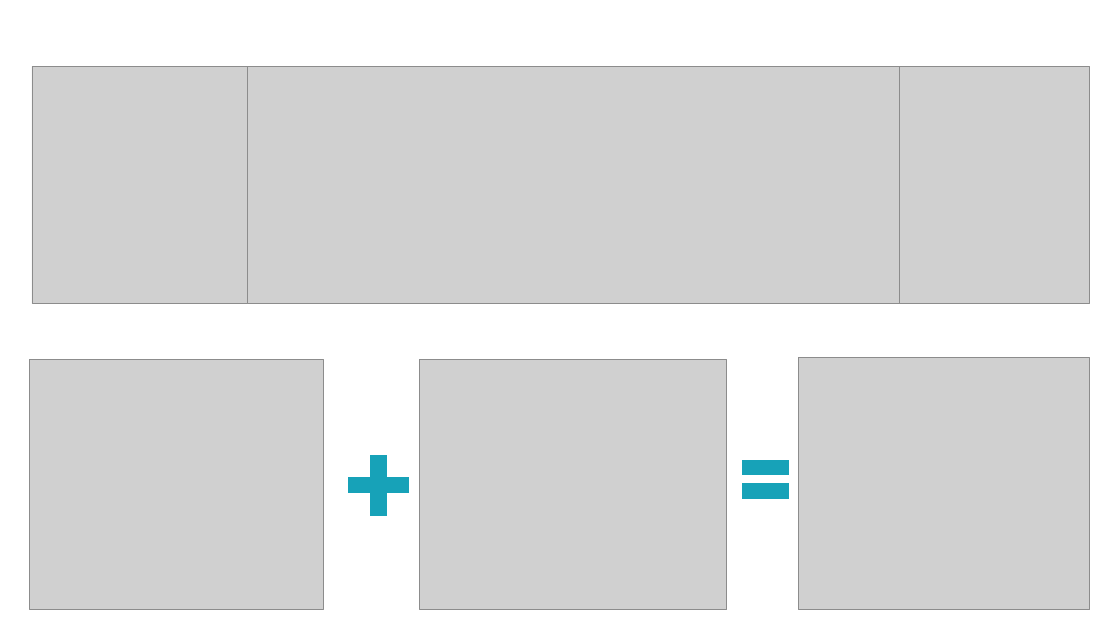
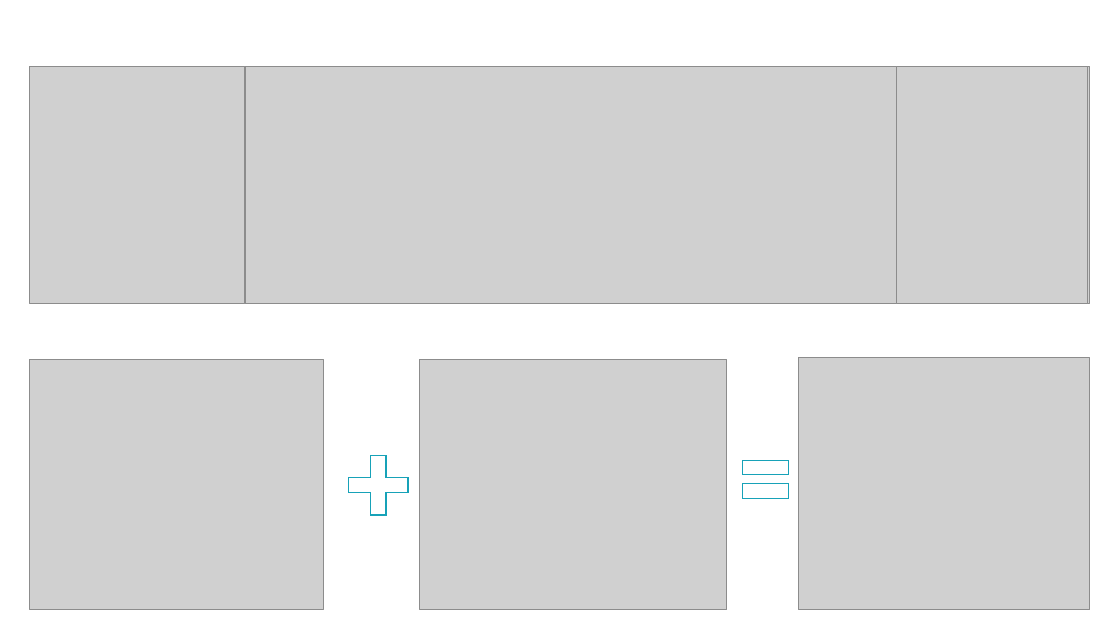
Before and after one commit to kelvinchow23/portfolio, a slide deck: slide 1 of img/vehicular rear view camera/parts.pptx. Drawn at 1120x630 pixels with LibreOffice and Linux fonts; fonts in the diff are those of the drawing; grey boxes stand for pictures. Boxes give left, top, right and bottom in pixels: in the first picture for what was removed or moved away, otherwise in the second. Text is boxed around its words. In the diff, an @@ line names an element or a change of style, - is before the commit and + after.

```diff
--- a/img/vehicular rear view camera/parts.pptx
+++ b/img/vehicular rear view camera/parts.pptx
@@ picture added at box(30, 66, 245, 304) @@
@@ picture added at box(245, 66, 897, 304) @@
@@ picture added at box(897, 66, 1088, 304) @@
@@ fill #17A2B8 to #FFFFFF in 3 elements at box(349, 455, 408, 515), box(743, 460, 789, 475), box(743, 484, 789, 498) @@
```
Also in this commit, not shown: 30 other files.
